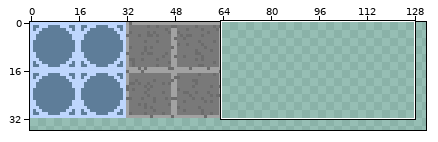
Sprite sheet -- chaosdorftiles.png. The first picture is a wide view before the edit; the outline marks the close-up.
Close-up. The starting point:
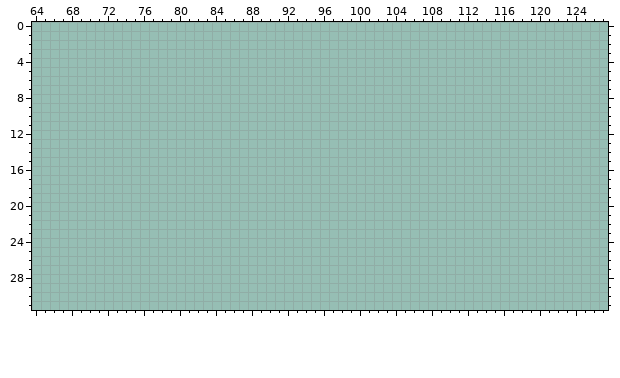
The file is 320x320 pixels. Shown: x 64..127, y 0..31. The wide view leaves out empty margins.
After:
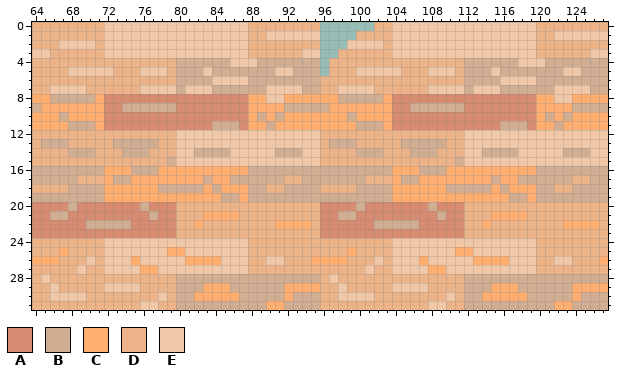
Palette (. is transparent): A #d78b70  B #d1ae92  C #ffae70  D #ecb388  E #f0c7a7
From old to new:
Changed rows in their new state; - is an unchanged pixel.
first column x 64:
 0 DDDDDDDDEEEEEEEEEEEEEEEEDDDDDDDD------DDEEEEEEEEEEEEEEEEDDDDDDDD
 1 DDDDDDDDEEEEEEEEEEEEEEEEDDEEEEEE----DDDDEEEEEEEEEEEEEEEEDDEEEEEE
 2 DDDEEEEDEEEEEEEEEEEEEEEEDDDDDDDD---EEEEDEEEEEEEEEEEEEEEEDDDDDDDD
 3 EEDDDDDDEEEEEEEEEEEEEEEEDDDDDDEE--DDDDDDEEEEEEEEEEEEEEEEDDDDDDEE
 4 DDDDDDDDDDDDDDDDBBBBBBEEEBBBBBBB-DDDDDDDDDDDDDDDBBBBBBEEEBBBBBBB
 5 DDDDEEEEEDDDEEEDBBBEBBBBBBBEEBBB-DDDEEEEEDDDEEEDBBBEBBBBBBBEEBBB
 6 DDDDDDDDDDDDDDDDBBBBEEEEBBBBBBBBDDDDDDDDDDDDDDDDBBBBEEEEBBBBBBBB
 7 DDEEEEDDDDDDEEEEBEEEBBBBBBEEEEBBDDEEEEDDDDDDEEEEBEEEBBBBBBEEEEBB
 8 CCBBBBBCAAAAAAAAAAAAAAAACCEECCCCCCBBBBBCAAAAAAAAAAAAAAAACCEECCCC
 9 BCCCCCCCAABBBBBBAAAAAAAACCCCBBBBBCCCCCCCAABBBBBBAAAAAAAACCCCBBBB
10 CCCBCCCCAAAAAAAAAAAAAAAACBCBCCCCCCCBCCCCAAAAAAAAAAAAAAAACBCBCCCC
11 CCCCBBBCAAAAAAAAAAAABBBACCBCCCCCCCCCBBBCAAAAAAAAAAAABBBACCBCCCCC
12 DDDDDDDDDDDDDDDDEEEEEEEEEEEEEEEEDDDDDDDDDDDDDDDDEEEEEEEEEEEEEEEE
13 DBBBDDDDDBBBBBDDEEEEEEEEEEEEEEEEDBBBDDDDDBBBBBDDEEEEEEEEEEEEEEEE
14 DDDDBBBDDDBBBDDDEEBBBBEEEEEBBBEEDDDDBBBDDDBBBDDDEEBBBBEEEEEBBBEE
15 DDDDDDDDDDDDDDDBEEEEEEEEEEEEEEEEDDDDDDDDDDDDDDDBEEEEEEEEEEEEEEEE
16 BBBBBBBBCCCBBBCCCCCCCCCCBBBBBBBBBBBBBBBBCCCBBBCCCCCCCCCCBBBBBBBB
17 BBBBBDDDCBBCCCCCCCCBCCBBBBBBDDBBBBBBBDDDCBBCCCCCCCCBCCBBBBBBDDBB
18 DDDDBBBBCCCCCCBBBBBCBCCCBBDDBBBBDDDDBBBBCCCCCCBBBBBCBCCCBBDDBBBB
19 BBBBBBBBCCCCCCCCCCCCCBBCBBBBBBBBBBBBBBBBCCCCCCCCCCCCCBBCBBBBBBBB
20 AAAABAAAAAAABAAADDDDDDDDDDDDDDDDAAAABAAAAAAABAAADDDDDDDDDDDDDDDD
21 AABBAAAAAAAAABAADDDCCCCDDDDDDDDDAABBAAAAAAAAABAADDDCCCCDDDDDDDDD
22 AAAAAABBBBBAAAAADDCDDDDDDDDCCCCDAAAAAABBBBBAAAAADDCDDDDDDDDCCCCD
23 AAAAAAAAAAAAAAAADDDDDDDDDDDDDDDDAAAAAAAAAAAAAAAADDDDDDDDDDDDDDDD
24 DDDDDDDDEEEEEEEEEEEEEEEEDDDDDDDDDDDDDDDDEEEEEEEEEEEEEEEEDDDDDDDD
25 DDDCDDDDEEEEEEECCEEEEEEEDDDDDDDDDDDCDDDDEEEEEEECCEEEEEEEDDDDDDDD
26 CCCDDDEDEEECEEEEECCCCEEEDDEEDDDCCCCDDDEDEEECEEEEECCCCEEEDDEEDDDC
27 DDDDDEDDEEEECCEEEEEEEEEEDDDDDDDDDDDDDEDDEEEECCEEEEEEEEEEDDDDDDDD
28 DEDDDDDDDDDDDDDDBBBBBBBBBBBBBBBBDEDDDDDDDDDDDDDDBBBBBBBBBBBBBBBB
29 DDEDDDDDEEEEDDDDBBBCCCBBBBBBCCCCDDEDDDDDEEEEDDDDBBBCCCBBBBBBCCCC
30 DDEEEEDDDDDDDDEDBBCCCCCBBBBBCBBBDDEEEEDDDDDDDDEDBBCCCCCBBBBBCBBB
31 DDDDDDDDDDDDEEDDBBBBBBBBBBCCBBBBDDDDDDDDDDDDEEDDBBBBBBBBBBCCBBBB
